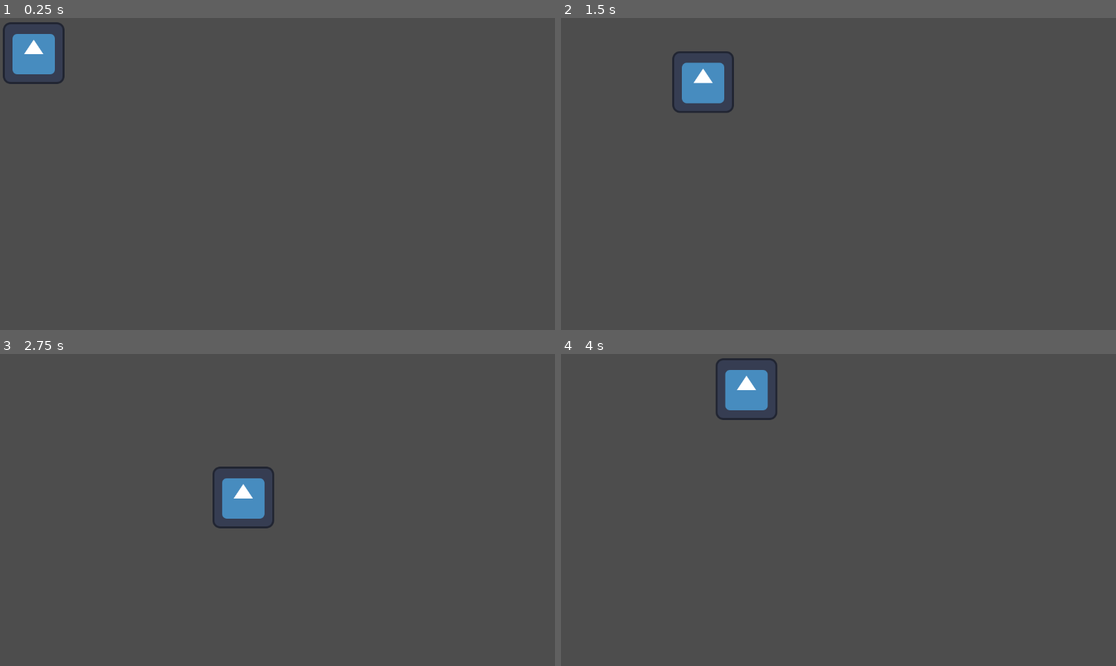
Above: before the commit, frames 1-4 (two rows, left to right).
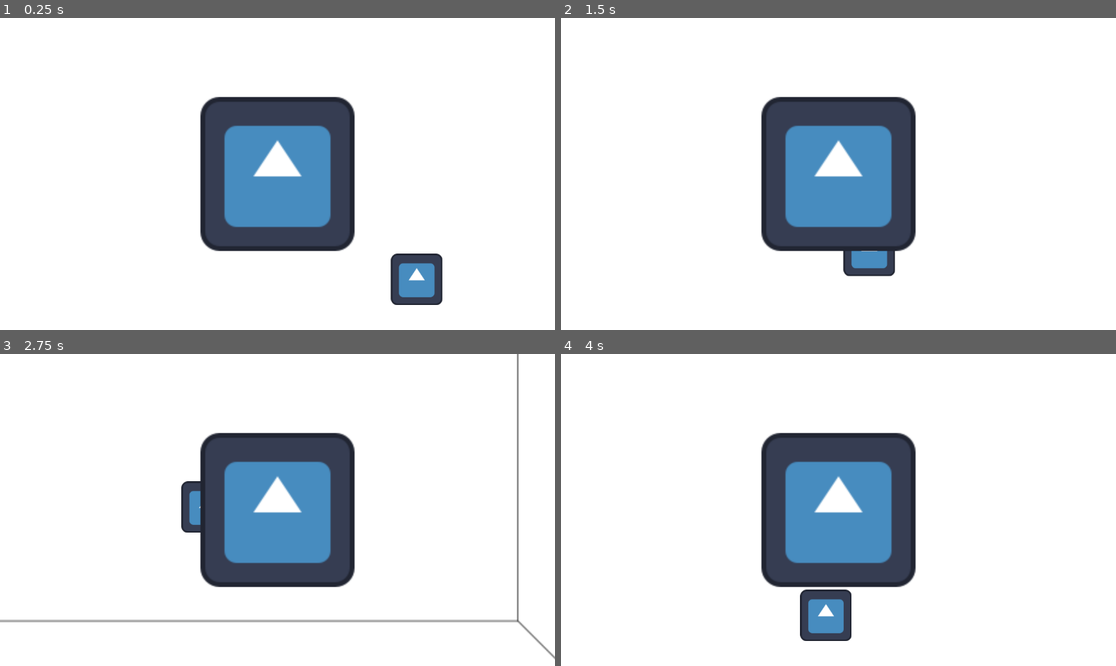
Above: after the commit, the same moments.

Repository: DeeJayAdi/test-of-might
Game: Godot game, scene res://scenes/maps/Tutorial.tscn
Two runs of this game, one before a commit and one after it. Both use one fixed random seed, a clock stepped at 60 frames per second and the inputs below. Before the commit the project starts from res://scenes/player/player.tscn. The engine's default icon, where the game draws it, is replaced by a stand-in: a white triangle on a blue panel in a dark square.
Inputs:
- Up to frame 1 (0.25 s): no input
- Up to frame 2 (1.5 s): tap Enter at 0.5 s; hold D (right) 0.53-1.28 s; hold S (down) from 1.28 s (still down)
- Up to frame 3 (2.75 s): release S (down) at 2.03 s; hold D (right) from 2.03 s (still down)
- Up to frame 4 (4 s): release D (right) at 2.78 s; hold W (up) 2.78-3.53 s; hold A (left) from 3.53 s (still down)

The runs differ from the first frame. In frame 1, 94% of the frame differs, in the area x 0-100%, y 0-100%; in frame 2, 94%; in frame 3, 93%; in frame 4, 94%.

Commit message:
Camera system/feat (#21)
* zmienilem glowna scene na na mape startowa, i dodalem tymczasowy punkt odniesienia

* usunalem zbedna kolizje z mapy, dodalem do niej gracza i przypialem kamere do gracza

Diff:
--- a/src/test-of-might/project.godot
+++ b/src/test-of-might/project.godot
@@ -11,7 +11,7 @@
 [application]
 
 config/name="Test of Might"
-run/main_scene="uid://b60ho6btoc5of"
+run/main_scene="uid://d30f5dgjsj02l"
 config/features=PackedStringArray("4.5", "Forward Plus")
 config/icon="res://icon.svg"
 
--- a/src/test-of-might/scenes/maps/Tutorial.tscn
+++ b/src/test-of-might/scenes/maps/Tutorial.tscn
@@ -1,6 +1,8 @@
-[gd_scene load_steps=2 format=3 uid="uid://d30f5dgjsj02l"]
+[gd_scene load_steps=4 format=3 uid="uid://d30f5dgjsj02l"]
 
 [ext_resource type="Texture2D" uid="uid://d1inicvj8wrun" path="res://map.png" id="1_jl26d"]
+[ext_resource type="Texture2D" uid="uid://d3adiwgqqne7o" path="res://icon.svg" id="2_30580"]
+[ext_resource type="PackedScene" uid="uid://b60ho6btoc5of" path="res://scenes/player/player.tscn" id="3_rgysx"]
 
 [node name="Node2D" type="Node2D"]
 position = Vector2(-1525, 606)
@@ -10,11 +12,6 @@
 position = Vector2(61, -24.24)
 scale = Vector2(0.1, 0.1)
 texture = ExtResource("1_jl26d")
-
-[node name="FloorCollision" type="StaticBody2D" parent="."]
-
-[node name="CollisionPolygon2D" type="CollisionPolygon2D" parent="FloorCollision"]
-polygon = PackedVector2Array(98.36, -42.96, 23.68, -42.96, 23.72, -5.6, 98.36, -5.6)
 
 [node name="Wall1Collision" type="StaticBody2D" parent="."]
 
@@ -35,3 +32,11 @@
 
 [node name="CollisionPolygon2D" type="CollisionPolygon2D" parent="Wall4Collision"]
 polygon = PackedVector2Array(18.92, -0.84, 23.72, -5.6, 98.36, -5.6, 103.04, -0.880001)
+
+[node name="tempOfReference" type="Sprite2D" parent="."]
+position = Vector2(72.56, -15.039999)
+scale = Vector2(0.03343749, 0.03343749)
+texture = ExtResource("2_30580")
+
+[node name="player" parent="." instance=ExtResource("3_rgysx")]
+position = Vector2(61, -23.8)
--- a/src/test-of-might/scenes/player/player.tscn
+++ b/src/test-of-might/scenes/player/player.tscn
@@ -7,7 +7,7 @@
 size = Vector2(130, 130)
 
 [node name="player" type="CharacterBody2D"]
-position = Vector2(70, 73)
+scale = Vector2(0.1, 0.1)
 script = ExtResource("1_dovo2")
 speed = 300
 
@@ -16,3 +16,5 @@
 
 [node name="Sprite2D" type="Sprite2D" parent="."]
 texture = ExtResource("1_8afob")
+
+[node name="Camera2D" type="Camera2D" parent="."]
